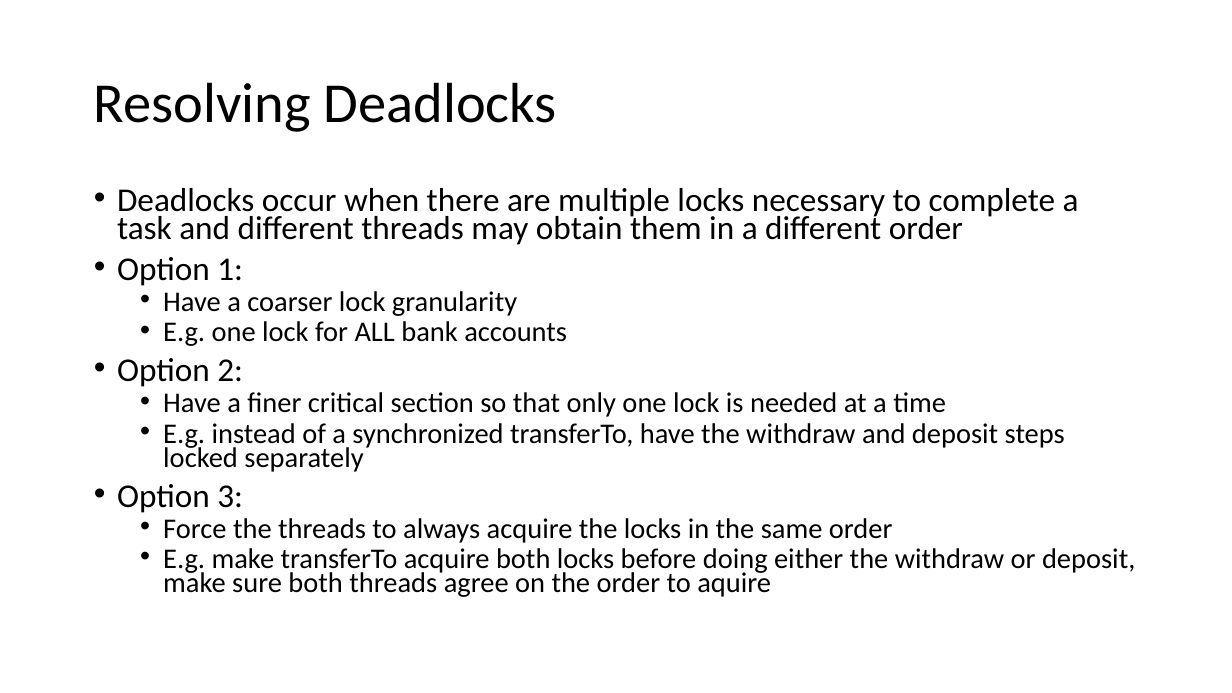
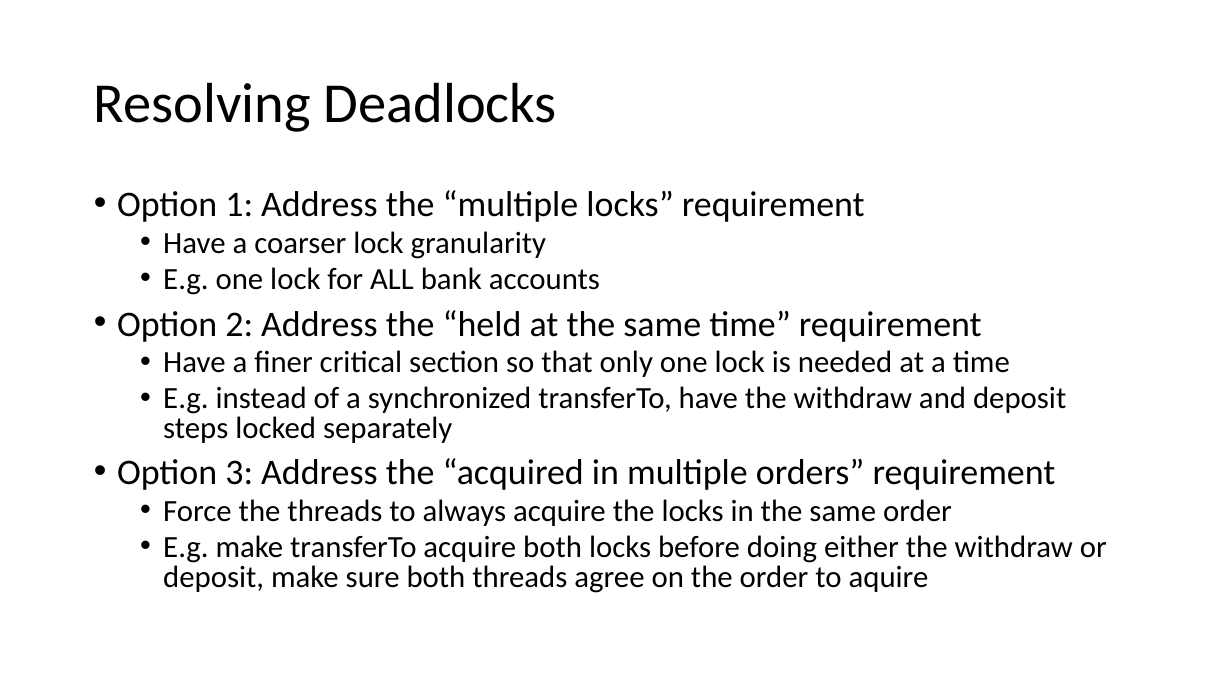
Before and after one commit to natebrunelle/cse332, a slide deck: slide 31 of markdown/files/slides/lecture20_concurrency2.pptx (slide 28 before the commit). Drawn at 1232x693 pixels with LibreOffice and Linux fonts; fonts in the diff are those of the drawing. Boxes give left, top, right and bottom in pixels: in the first picture for what was removed or moved away, otherwise in the second. Text is boxed around its words. In the diff, an @@ line names an element or a change of style, - is before the commit and + after.

```diff
--- a/markdown/files/slides/lecture20_concurrency2.pptx
+++ b/markdown/files/slides/lecture20_concurrency2.pptx
@@ text at <box>117,190,865,222</box>: text changed; size 25.9 to 28 pt @@
-• Deadlocks occur when there are multiple locks necessary to complete a task and different threads may obtain them in a different order
-• Option 1:
+• Option 1: Address the “multiple locks” requirement
@@ text at <box>163,231,1107,593</box>: size 22.2 to 24 pt in "Have a coarser lock granularity", "E.g. one lock for ALL bank accounts", "Have a finer critical section so that ...", "E.g. instead of a synchronized transferTo, have ..." and 2 more places; line spacing 0.7 to 0.8 @@
@@ text at <box>117,310,982,342</box>: text changed; size 25.9 to 28 pt @@
-• Option 2:
+• Option 2: Address the “held at the same time” requirement
@@ text at <box>117,458,1056,490</box>: text changed; size 25.9 to 28 pt @@
-• Option 3:
+• Option 3: Address the “acquired in multiple orders” requirement
```
Also in this commit, not shown: 26 other slides changed, 5 slides added, 2 slides removed, 12 other files.
